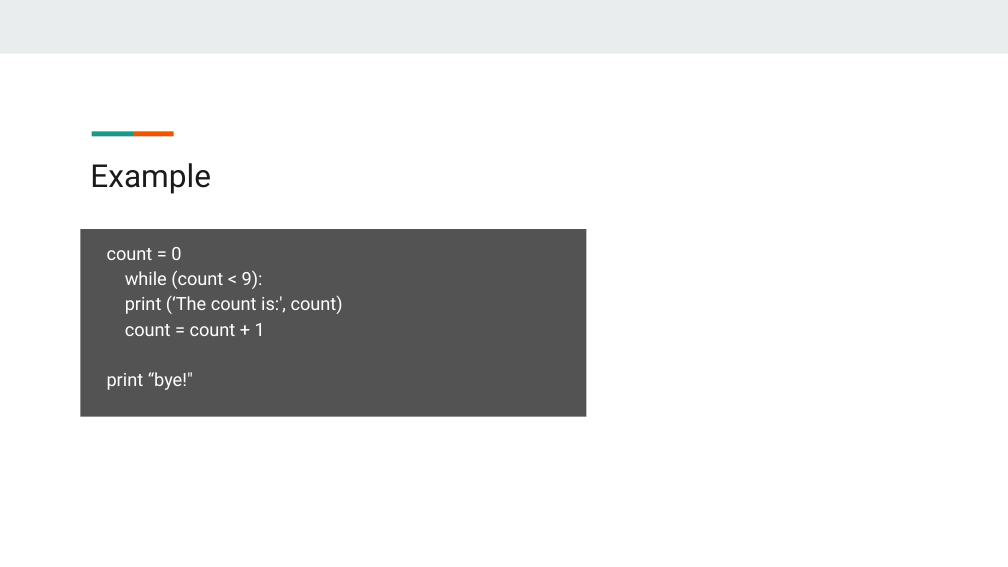
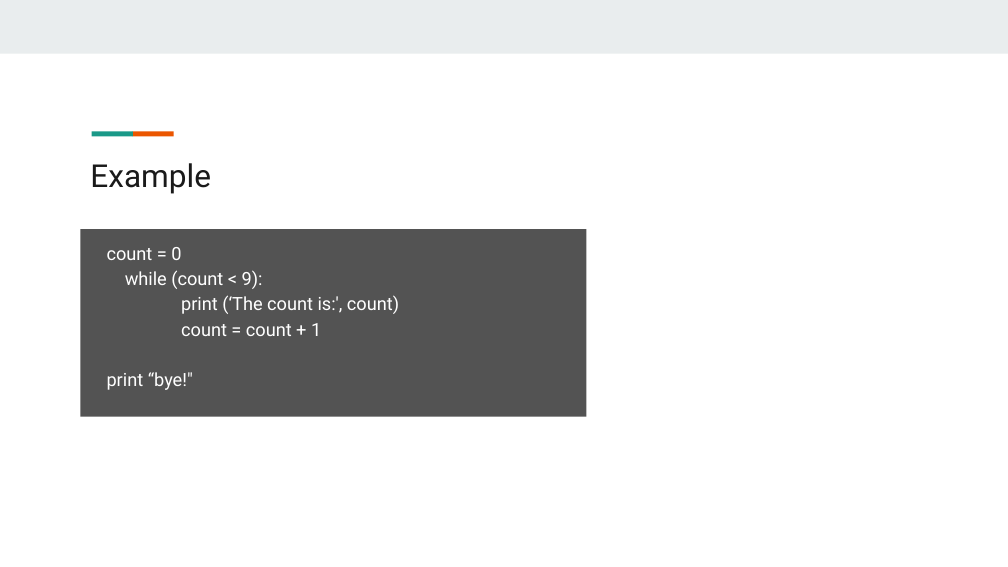
Before and after one commit to giridhersadineni/pythonsrec, a slide deck: slide 3 of 03.Loops/3.Loops.pptx. Drawn at 1008x567 pixels with LibreOffice and Linux fonts; fonts in the diff are those of the drawing. Boxes give left, top, right and bottom in pixels: in the first picture for what was removed or moved away, otherwise in the second. Text is boxed around its words. In the diff, an @@ line names an element or a change of style, - is before the commit and + after.

```diff
--- a/03.Loops/3.Loops.pptx
+++ b/03.Loops/3.Loops.pptx
@@ text at (x1=181, y1=295, x2=399, y2=336): list level 1 to 2 in "print (‘The count is:', count)"; list level 1 to 2 in "count = count + 1" @@
```
Also in this commit, not shown: 30 other files.
